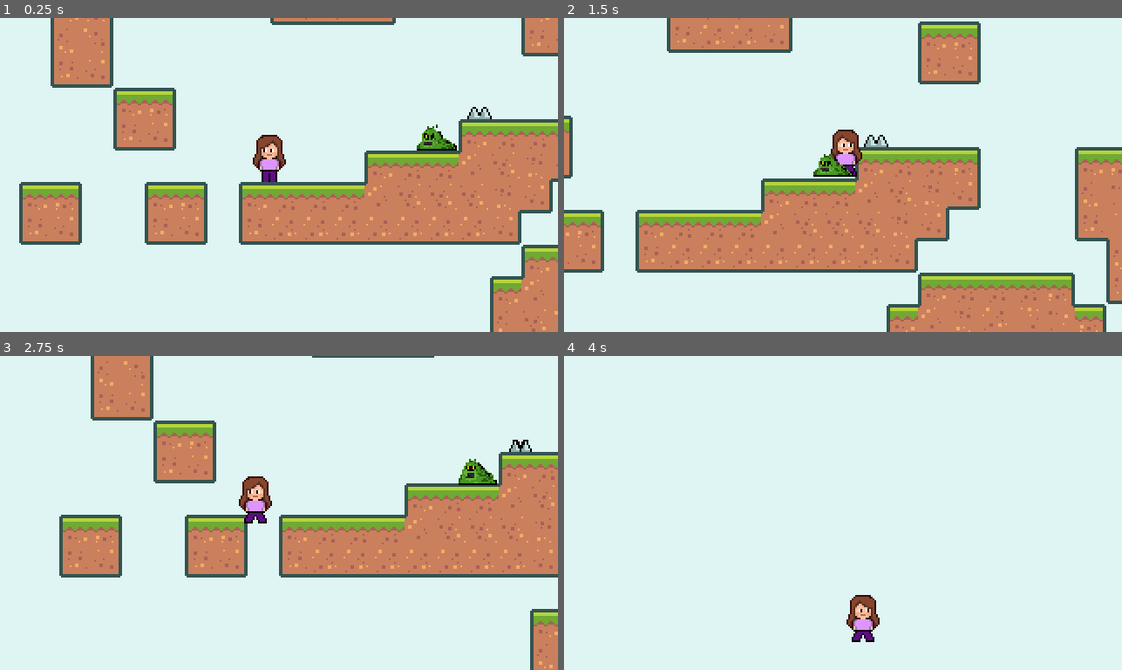
Above: before the commit, frames 1-4 (two rows, left to right).
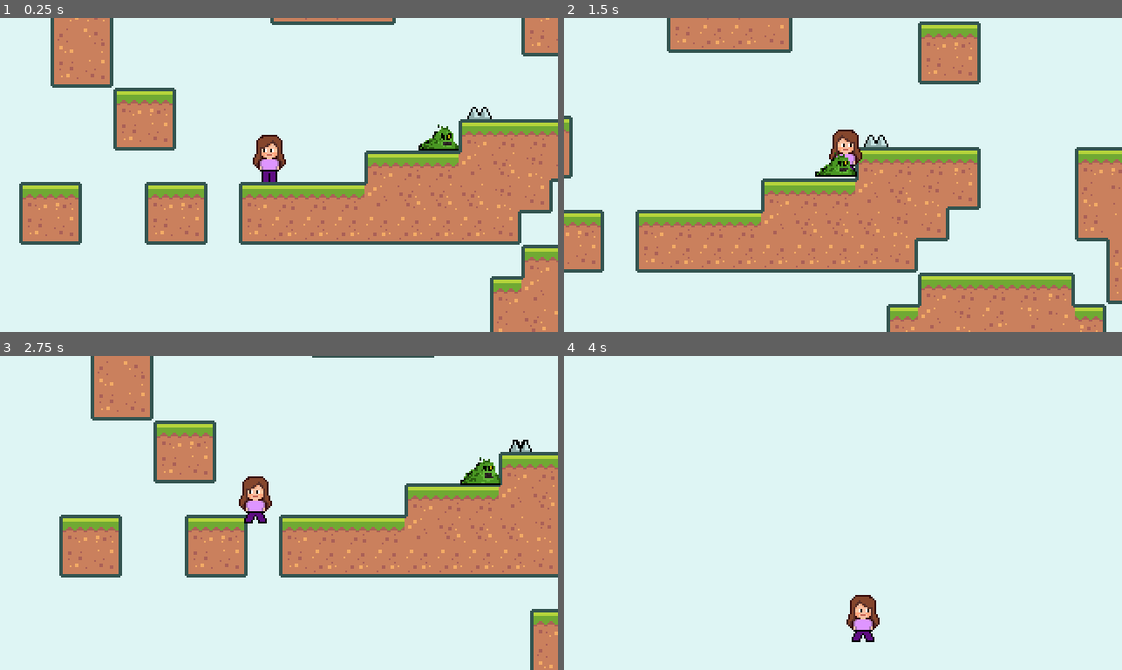
Above: after the commit, the same moments.

Repository: kirpiim/EqoQuest
Game: Godot game, scene res://scenes/BaseLevel.tscn
Same seed, same stepped clock (60 frames per second), same inputs: the game is played once before the commit and once after it. This scene is started directly instead of the project's main scene.
Inputs:
- Up to frame 1 (0.25 s): no input
- Up to frame 2 (1.5 s): hold Right (move_right) from 0.53 s (still down); tap W (jump) at 0.77 s
- Up to frame 3 (2.75 s): tap W (jump) at 1.52 s; release Right (move_right) at 2.03 s; hold Left (move_left) from 2.03 s (still down)
- Up to frame 4 (4 s): release Left (move_left) at 2.78 s; hold Right (move_right) from 2.78 s (still down); tap W (jump) at 3.02, 3.77 s

The runs differ from the first frame. In frame 1, 0.3% of the frame differs, in the area x 74-83%, y 33-43%; in frame 2, 0.3%; in frame 3, 0.4%, in the area x 82-90%, y 32-42%; in frame 4, nothing differs.

Commit message:
added directions for enemy so that I can choose which direction the enemy would start with when the game runs

Diff:
--- a/scenes/Enemy.gd
+++ b/scenes/Enemy.gd
@@ -1,7 +1,7 @@
 extends KinematicBody2D
 
-#enum Direction{RIGHT, LEFT}
-#export(Direction) var startDirection
+enum Direction{RIGHT, LEFT}
+export(Direction) var startDirection
 
 var maxSpeed = 25
 var velocity = Vector2.ZERO
@@ -9,9 +9,9 @@
 var gravity = 500
 
 #
-#func _ready():
-#	direction = Vector2.RIGHT if startDirection == Direction.RIGHT else Vector.LEFT
-#	$GoalDetector.connect("area_entered", self, "on_goal_entered")
+func _ready():
+	direction = Vector2.RIGHT if startDirection == Direction.RIGHT else Vector2.LEFT
+	$GoalDetector.connect("area_entered", self, "on_goal_entered")
 
 
 
@@ -22,5 +22,5 @@
 
 	$AnimatedSprite.flip_h = true if direction.x > 0 else false
 
-#func on_goal_entered(_area2D):
-#	direction *= -1;
+func on_goal_entered(_area2D):
+	direction *= -1;
